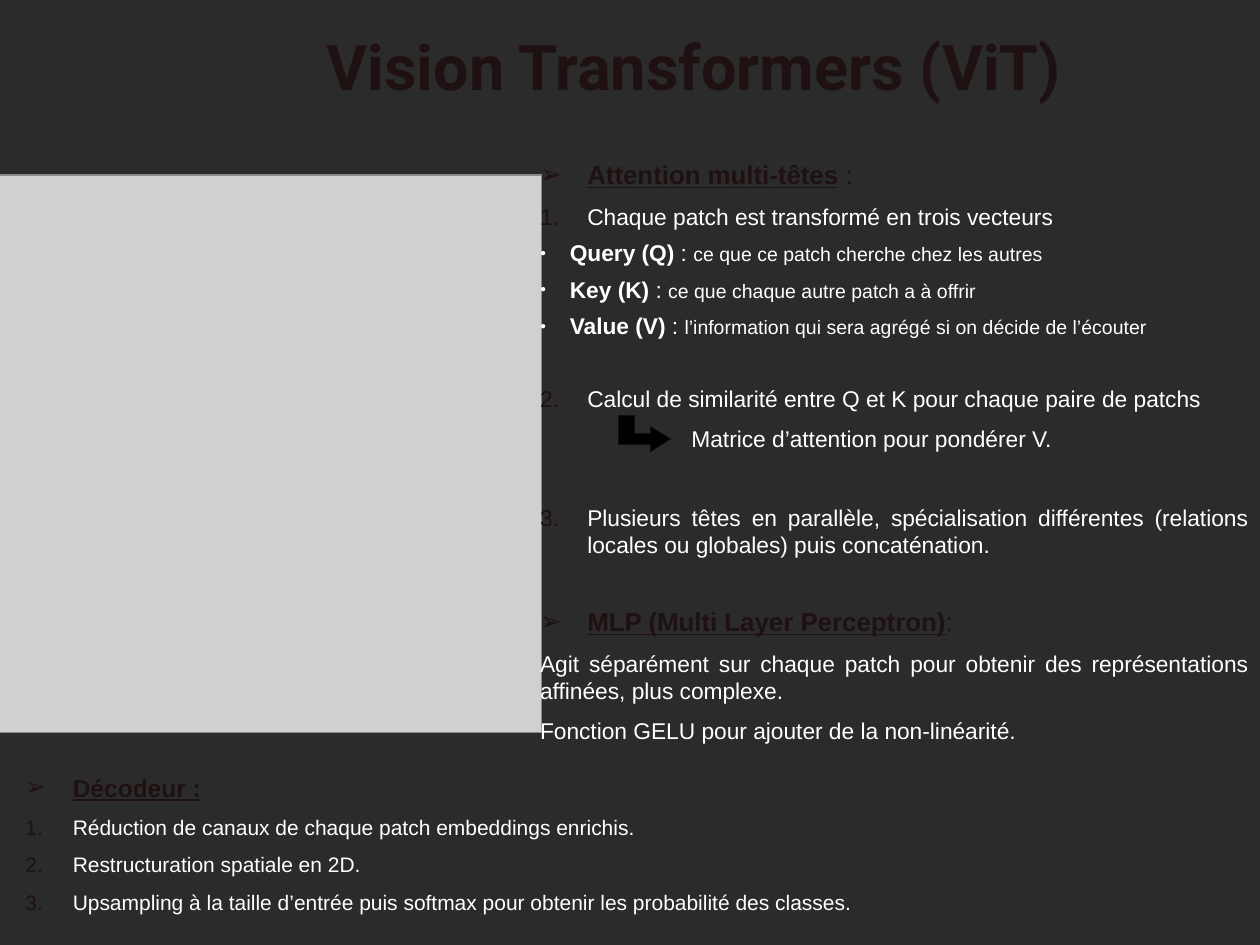
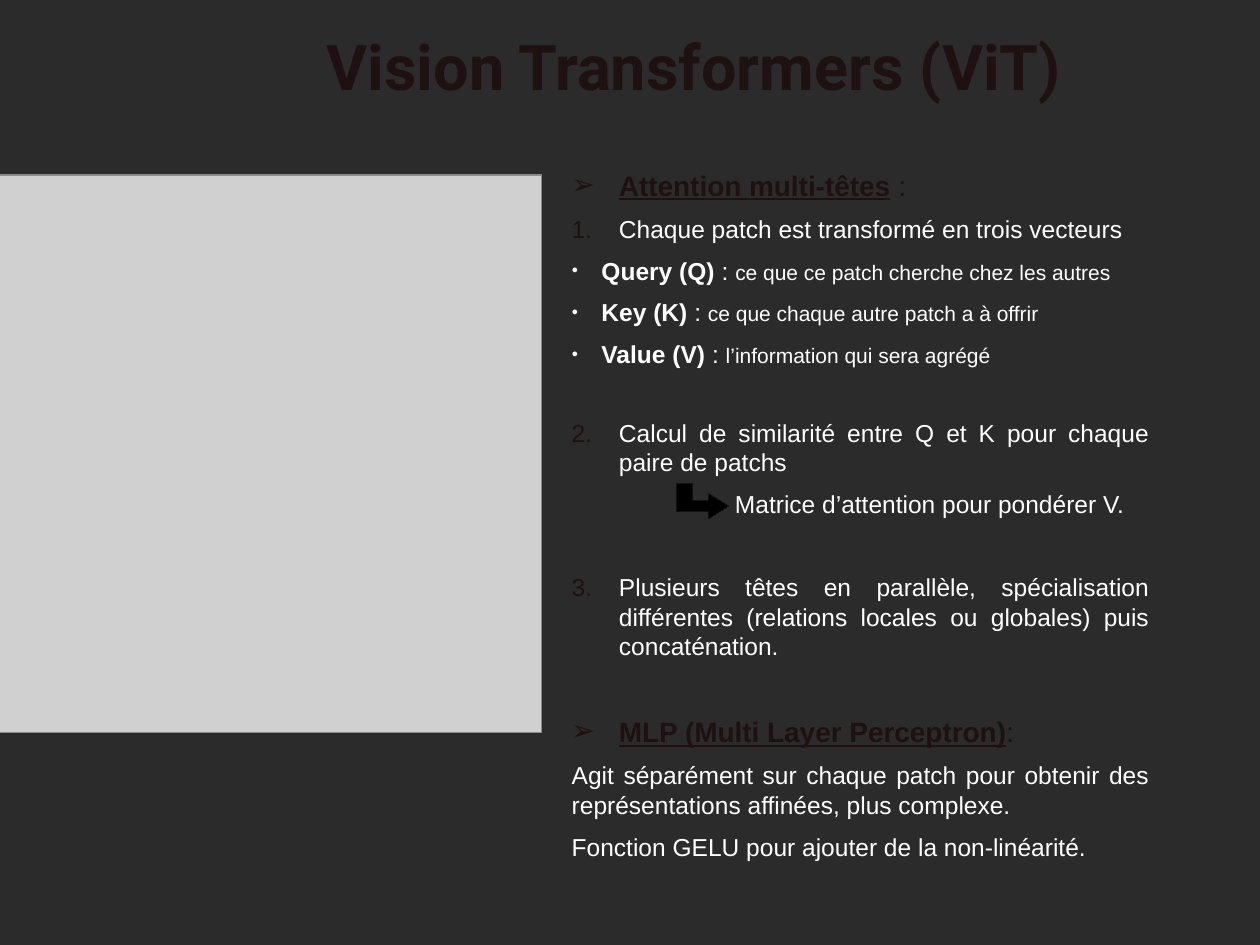
Before and after one commit to CelineLesur/OCR_IAEngineer_Projet9, a slide deck: slide 7 of presentation_p9.odp. Drawn at 1260x945 pixels with LibreOffice and Linux fonts; fonts in the diff are those of the drawing; grey boxes stand for pictures; background and template pictures are left out; a plain dark background stands for a picture behind light text. Boxes give left, top, right and bottom in pixels: in the first picture for what was removed or moved away, otherwise in the second. Text is boxed around its words. In the diff, an @@ line names an element or a change of style, - is before the commit and + after.

```diff
--- a/presentation_p9.odp
+++ b/presentation_p9.odp
@@ text "Attention multi-têtes :" moved from (x1=540, y1=208, x2=1248, y2=743) to (x1=572, y1=220, x2=1149, y2=861) @@
@@ text at (x1=572, y1=220, x2=1149, y2=861): size 14.8 to 16 pt in "Attention multi-têtes :", "MLP (Multi Layer Perceptron):"; size 12.9 to 14 pt in "Chaque patch est transformé en trois vecteurs", "Query (Q) :", "Key (K) :", "Calcul de similarité entre Q et K ..." and 4 more places; size 11.1 to 12 pt in "ce que ce patch cherche chez les ...", "ce que chaque autre patch a à ..."; line spacing 0.9 to 1 @@
@@ text at (x1=601, y1=345, x2=990, y2=368): text changed; size 11.1 to 12 pt @@
-● Value (V) : l’information qui sera agrégé si on décide de l’écouter
+● Value (V) : l’information qui sera agrégé
@@ freeform shape moved from (x1=619, y1=416, x2=672, y2=451) to (x1=677, y1=483, x2=730, y2=518) @@
@@ text removed at (x1=73, y1=819, x2=851, y2=914) @@
-➢ Décodeur :
-1. Réduction de canaux de chaque patch embeddings enrichis.
-2. Restructuration spatiale en 2D.
-3. Upsampling à la taille d’entrée puis softmax pour obtenir les probabilité des classes.
```
Also in this commit, not shown: 2 other slides changed.
